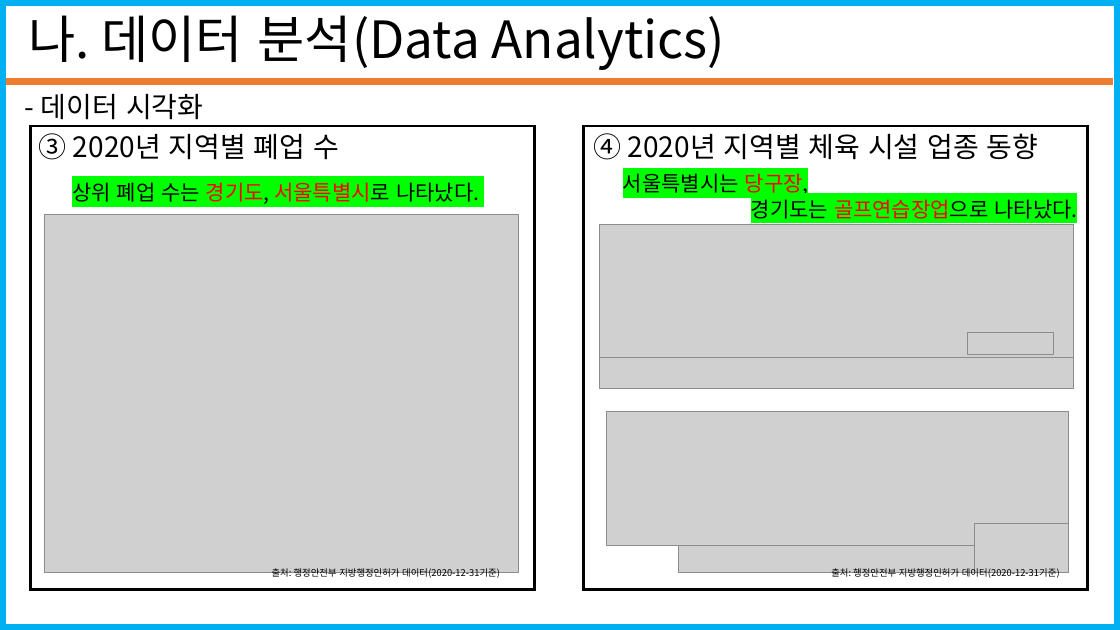
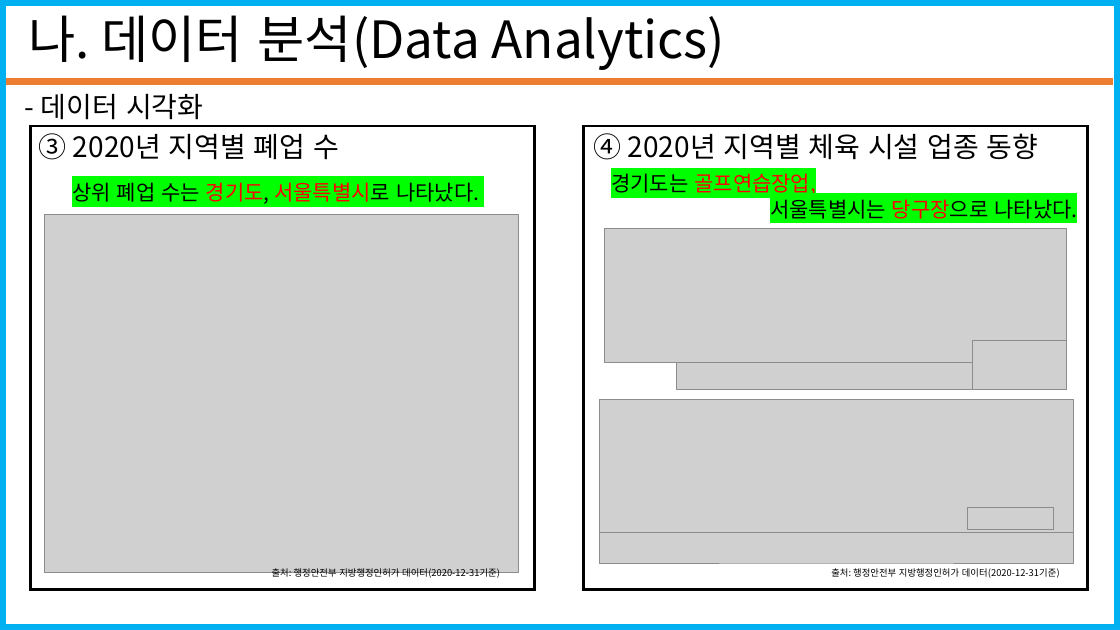
Before and after one commit to seungjae1162/SportsData, a slide deck: slide 11 of standard_in_2020-12-31/코로나19에따른 스포츠시설 폐업 수(20201228_20210103).pptx. Drawn at 1120x630 pixels with LibreOffice and Linux fonts; fonts in the diff are those of the drawing; grey boxes stand for pictures. Boxes give left, top, right and bottom in pixels: in the first picture for what was removed or moved away, otherwise in the second. Text is boxed around its words. In the diff, an @@ line names an element or a change of style, - is before the commit and + after.

```diff
--- a/standard_in_2020-12-31/코로나19에따른 스포츠시설 폐업 수(20201228_20210103).pptx
+++ b/standard_in_2020-12-31/코로나19에따른 스포츠시설 폐업 수(20201228_20210103).pptx
@@ text at <box>611,173,1077,219</box>: text changed @@
-서울특별시는 당구장,
-경기도는 골프연습장업으로 나타났다.
+경기도는 골프연습장업,
+서울특별시는 당구장으로 나타났다.
@@ picture: place and size @@
-picture at <box>607,412,1068,546</box>
+picture at <box>605,229,1066,363</box>
@@ picture: place and size @@
-picture at <box>679,523,1068,572</box>
+picture at <box>677,340,1066,389</box>
@@ picture: place and size @@
-picture at <box>975,523,1068,572</box>
+picture at <box>973,341,1066,390</box>
@@ 3 pictures: place and size @@
-3 pictures at <box>600,224,1074,388</box>
+3 pictures at <box>600,399,1074,563</box>
```
Also in this commit, not shown: 7 other slides changed, 6 slides added.
